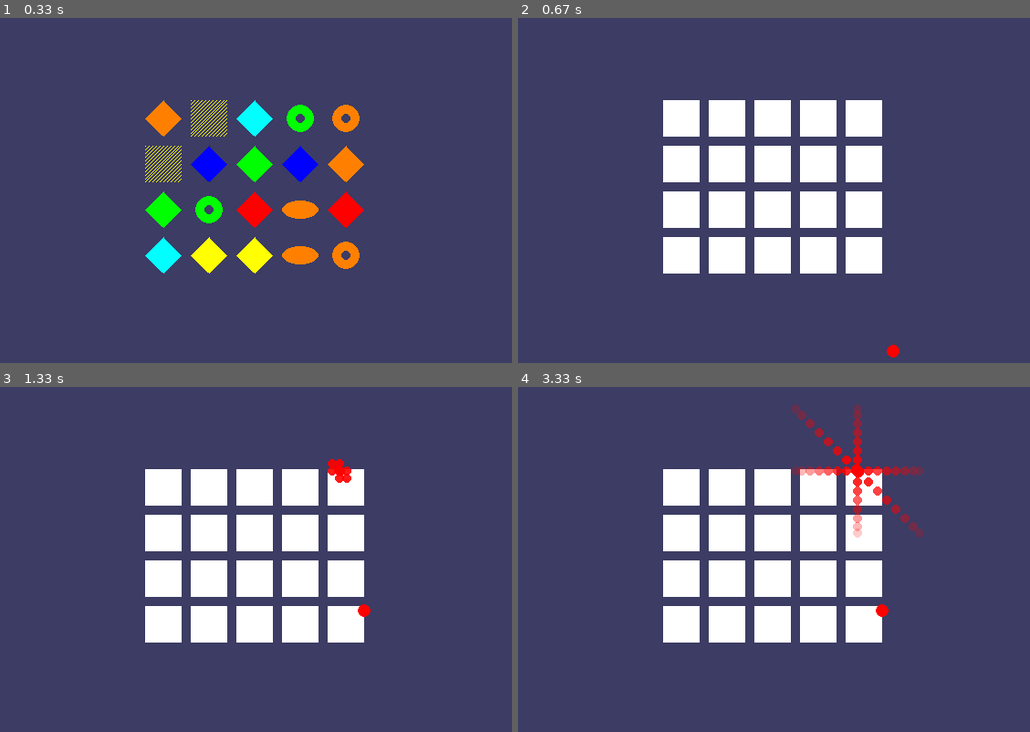
Above: before the commit, frames 1-4 (two rows, left to right).
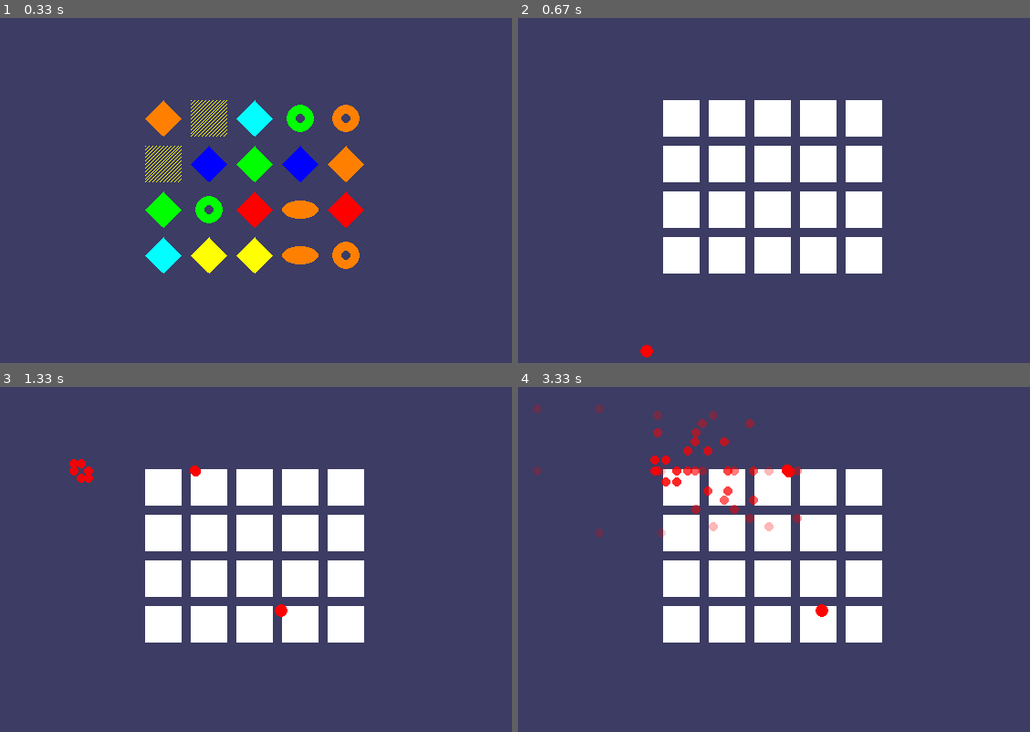
Above: after the commit, the same moments.

Repository: jpcornwell/invent-with-python-pygame
Game: pygame game, started from memory/memorypuzzle.py
Same seed, same stepped clock (60 frames per second), same inputs: the game is played once before the commit and once after it.
Inputs (mouse positions are in pixels of both pictures, inside the frame that each line leads up to):
- Up to frame 1 (0.33 s): no input
- Up to frame 2 (0.67 s): click (779, 190) at 0.38 s
- Up to frame 3 (1.33 s): click (76, 663) at 0.73 s; click (271, 414) at 1.05 s
- Up to frame 4 (3.33 s): click (774, 614) at 1.38 s; click (681, 418) at 1.72 s; click (958, 549) at 2.05 s; click (983, 645) at 2.38 s; click (640, 635) at 2.72 s; click (692, 687) at 3.05 s

Frame 1 is identical in both runs. In frame 2, 0.1% of the frame differs, in the area x 23-75%, y 94-99%; in frame 3, 0.6%; in frame 4, 3.1%, in the area x 2-80%, y 5-67%.

Commit message:
Randomize the firework trajectories

Diff:
--- a/memory/memorypuzzle.py
+++ b/memory/memorypuzzle.py
@@ -308,10 +308,10 @@
 class Firework:
 
     def __init__(self):
-        self.x = 450
+        self.x = random.randint(150, 450)
         self.y = 450
         self.radius = 7
-        self.x_speed = -3
+        self.x_speed = random.randint(-8, 8)
         self.y_speed = -35
         self.x_accel = 0
         self.y_accel = 2
